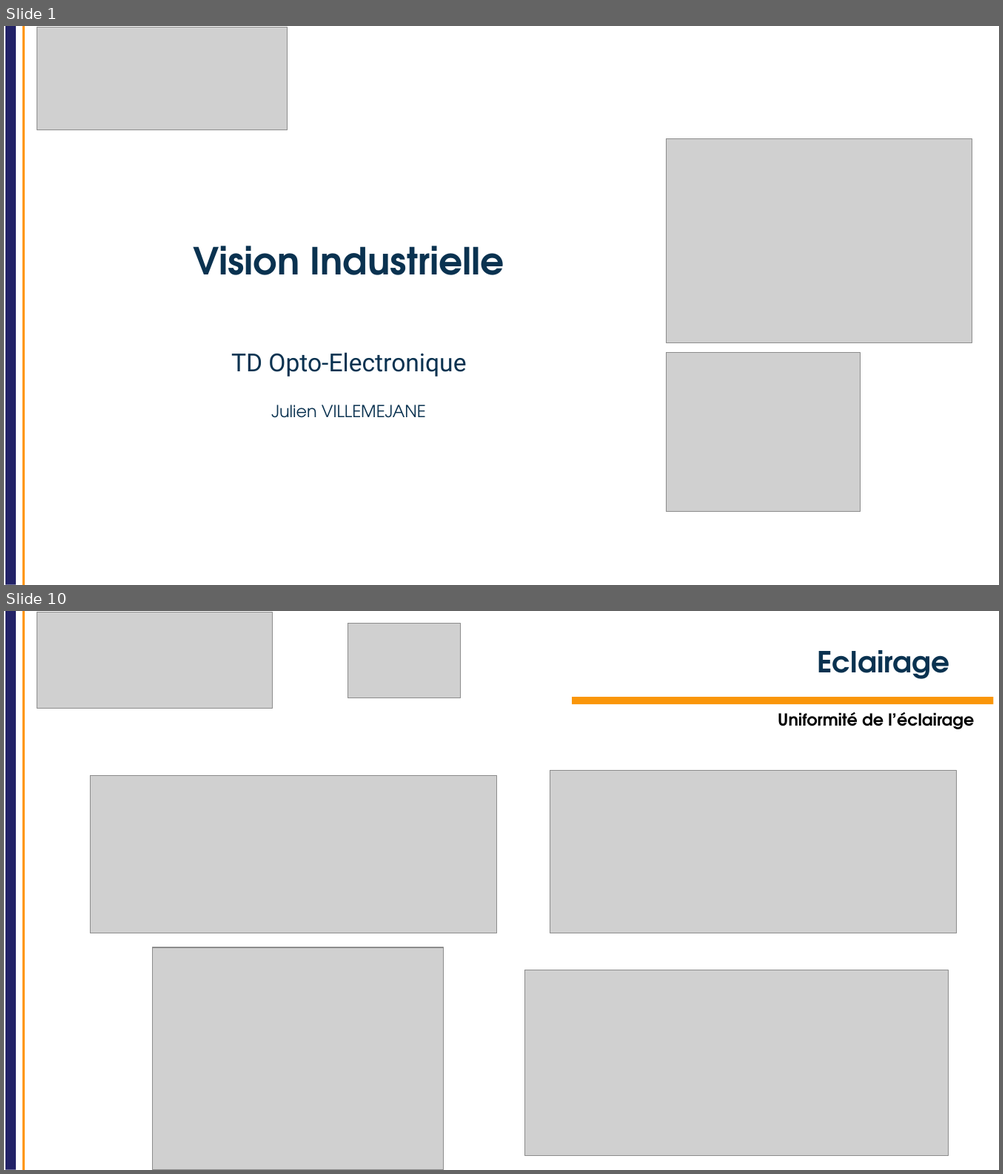
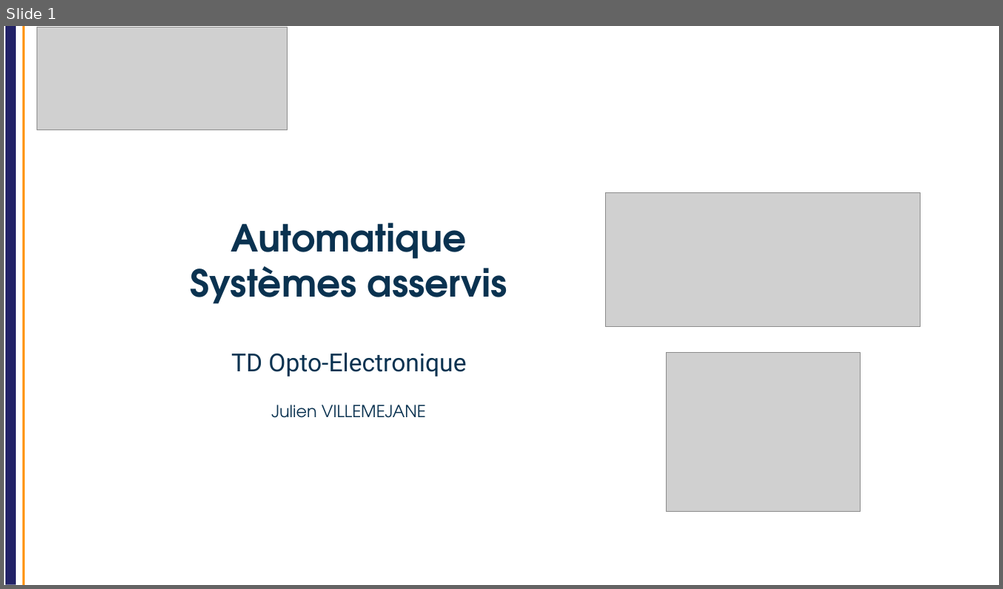
Before and after one commit to IOGS-Digital-Methods/semester-5, a slide deck: OptoElectronique/TD/2026/TD_asservissement/S5_OptoElectronique_TD_auto_2026.pptx. Shown one above the other, each under a label of ours: slides 1 and 10 before the commit, slide 1 after it; the slides between them are not shown. The pictures are 1003x1174 and 1003x589 pixels, drawn with LibreOffice and Linux fonts; fonts in the diff are those of the drawing; grey boxes stand for pictures; background and template pictures are left out. Boxes give left, top, right and bottom in pixels: in the first picture for what was removed or moved away, otherwise in the second. Text is boxed around its words. In the diff, an @@ line names an element or a change of style, - is before the commit and + after.

```diff
--- a/OptoElectronique/TD/2026/TD_asservissement/S5_OptoElectronique_TD_auto_2026.pptx
+++ b/OptoElectronique/TD/2026/TD_asservissement/S5_OptoElectronique_TD_auto_2026.pptx
@@ slide 10 removed at (4, 611, 999, 1170), background #FFFFFF; not listed: 2 template elements that a slide beside it also shows @@
@@ picture removed at (37, 612, 273, 709) @@
@@ picture removed at (347, 623, 460, 698) @@
@@ title removed at (817, 650, 950, 679) @@
-Eclairage
@@ rectangle removed at (572, 697, 993, 704) @@
@@ text removed at (777, 712, 973, 729) @@
-Uniformité de l’éclairage
@@ picture removed at (90, 776, 496, 934) @@
@@ picture removed at (550, 771, 957, 934) @@
@@ picture removed at (153, 948, 444, 1170) @@
@@ picture removed at (525, 971, 948, 1156) @@
@@ slide 1 changed as well @@
@@ picture removed at (666, 139, 972, 343) @@
@@ picture added at (606, 192, 920, 326) @@
@@ title at (190, 223, 507, 304): text changed @@
-Vision Industrielle
+Automatique
+Systèmes asservis
```
Also in this commit, not shown: 15 slides added, 37 other slides removed, 5 other files.
